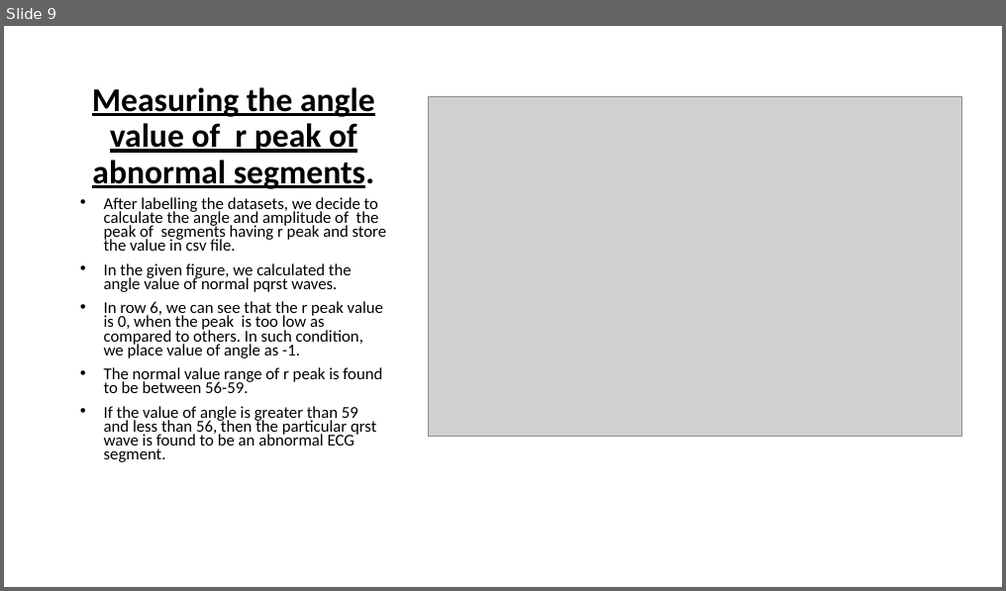
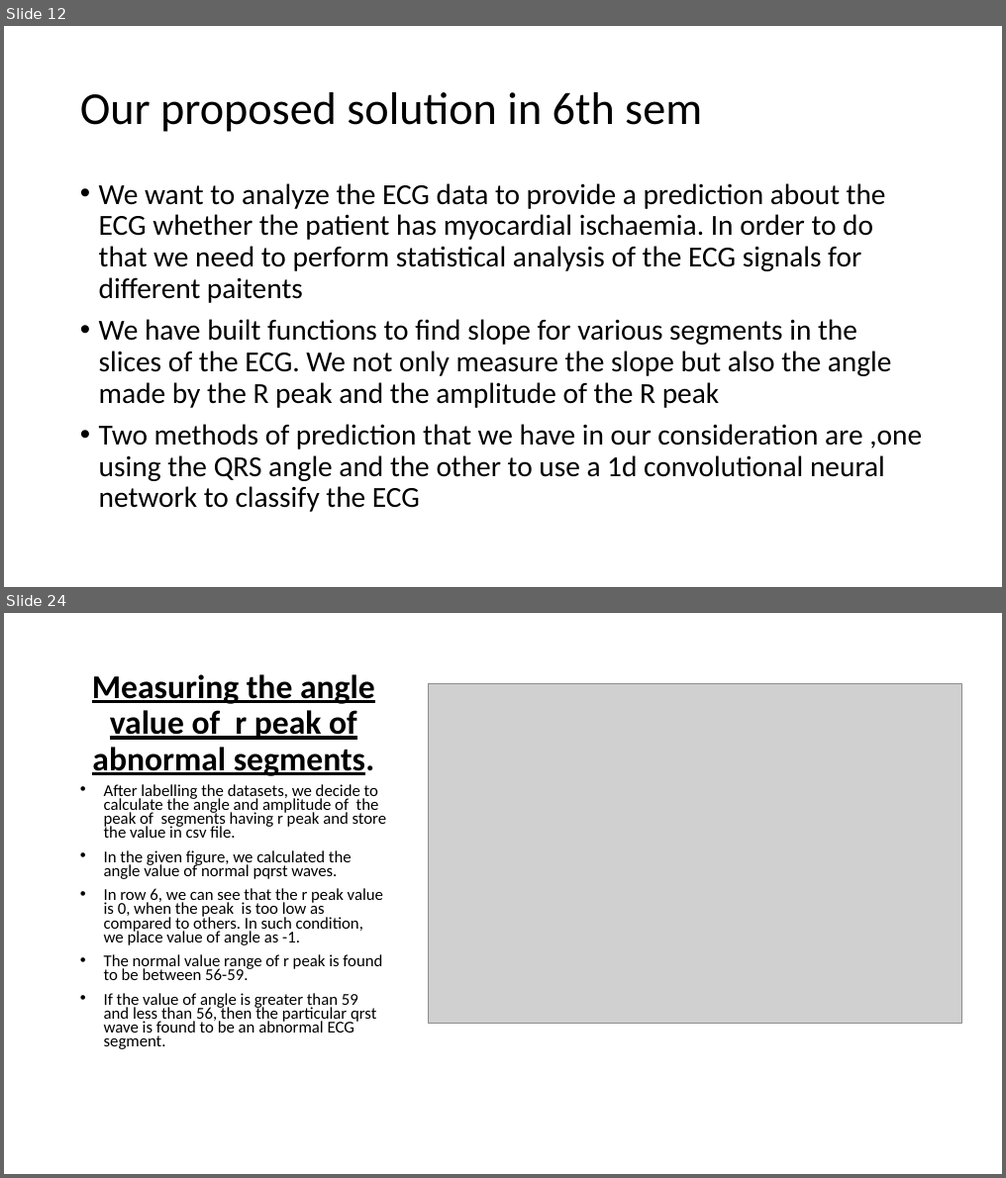
Before and after one commit to SubrataSarkar32/myocardial-ischaemia-detect, a slide deck: 8thsem_ECG signal for mycardial ischaemia and build solution to classify ECG.pptx. Shown one above the other, each under a label of ours: slide 9 before the commit, slides 12 and 24 after it; the slides between them are not shown. The pictures are 1006x591 and 1006x1178 pixels, drawn with LibreOffice and Linux fonts; fonts in the diff are those of the drawing; grey boxes stand for pictures. Boxes give left, top, right and bottom in pixels: in the first picture for what was removed or moved away, otherwise in the second. Text is boxed around its words. In the diff, an @@ line names an element or a change of style, - is before the commit and + after.

```diff
--- a/8thsem_ECG signal for mycardial ischaemia and build solution to classify ECG.pptx
+++ b/8thsem_ECG signal for mycardial ischaemia and build solution to classify ECG.pptx
@@ slide 12 added at (4,26,1002,587), background #FFFFFF @@
@@ title added at (80,92,702,132), 44 pt, text #000000 @@
+Our proposed solution in 6th sem
@@ text added at (99,183,922,512), 28 pt, text #000000 @@
+• We want to analyze the ECG data to provide a prediction about the ECG whether the patient has myocardial ischaemia. In order to do that we need to perform statistical analysis of the ECG signals for different paitents
+• We have built functions to find slope for various segments in the slices of the ECG. We not only measure the slope but also the angle made by the R peak and the amplitude of the R peak
+• Two methods of prediction that we have in our consideration are ,one using the QRS angle and the other to use a 1d convolutional neural network to classify the ECG
@@ what was slide 9 is now slide 24 @@
```
Also in this commit, not shown: 11 slides changed, 14 other slides added, 5 other files.
